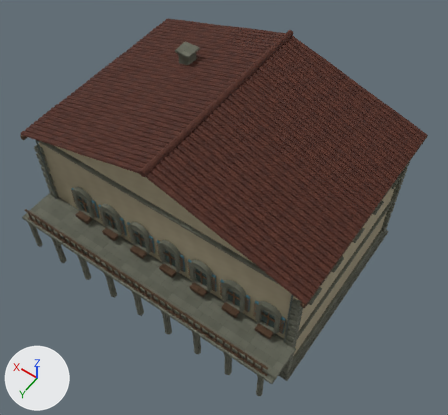
The glTF model public/assets/models/buildings/building_governor.glb as it was, and as the next commit left it.
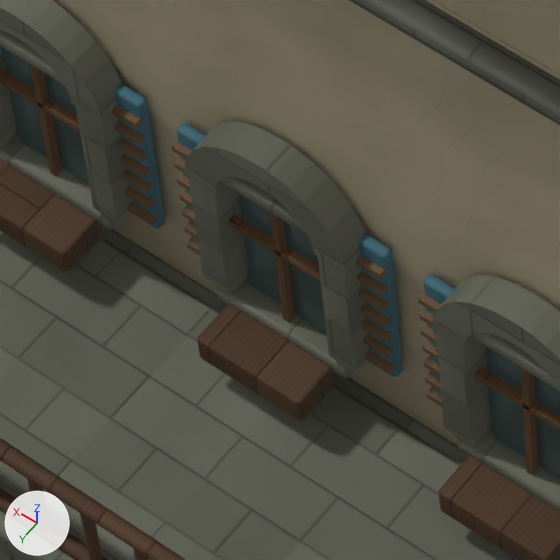
The first picture shows the older version from a 50 mm camera at (-16.5, 23.1, 39.6) aimed at (-1.3, 1.8, 6.1). The close-ups show the older and then the newer version on the part from 30% to 46% of the width and 54% to 71% of the height of that picture. Only the edits that show in the close-ups are written down. Arrows for +X, +Y and +Z are at lower left; the lights stay in place.

Names of what the first close-up shows: 'carved_double_door', 'mullion', 'shutter', 'shutter_louvre', 'stepped_stone_plinth', 'stucco_volume', 'window_recess'.
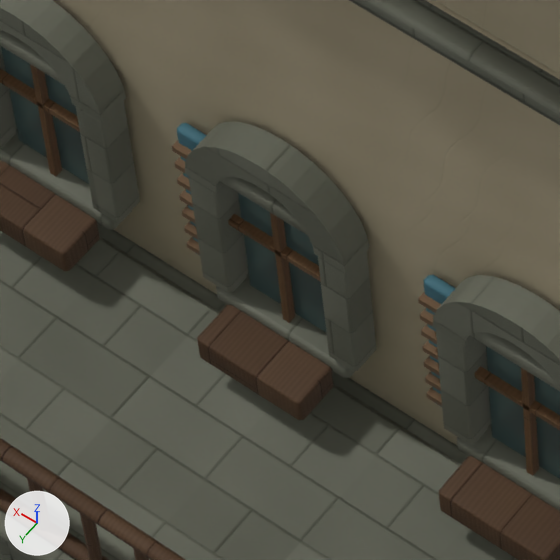
Where the change shows, as pixel boxes [x1, y1, x2, y2] in the close-ups (560 x 560 px):
'shutter_louvre', moved (mostly hidden)
    before: [112, 105, 442, 407]
    after: [172, 140, 442, 407]
'shutter', moved (mostly hidden)
    before: [114, 83, 456, 407]
    after: [177, 123, 456, 407]

Patch to the scene script:
```diff
--- a/public/assets/models/buildings/building_governor.glb.py
+++ b/public/assets/models/buildings/building_governor.glb.py
@@ ob_shutter @@
 ob_shutter = bpy.data.objects.new('shutter', me_cube_1708)
-ob_shutter.location = (-9.27, 7.1, 2.4)
+ob_shutter.location = (-7.53, 7.1, 2.4)
@@ ob_shutter_louvre @@
 ob_shutter_louvre = bpy.data.objects.new('shutter_louvre', me_cube_1709)
-ob_shutter_louvre.location = (-9.27, 7.18, 1.7)
+ob_shutter_louvre.location = (-7.53, 7.18, 1.7)
```
